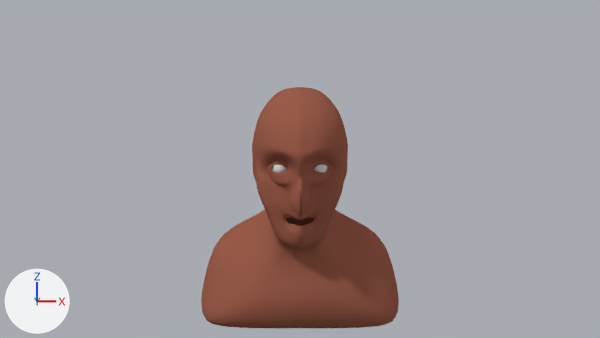
The Blender file Head.blend: old version first, new version second.
Both versions are drawn from the file's camera 'Camera'. Arrows for +X, +Y and +Z are at lower left; the lights stay in place.

Names of what the first picture shows: 'Eye Ball', 'Head'.
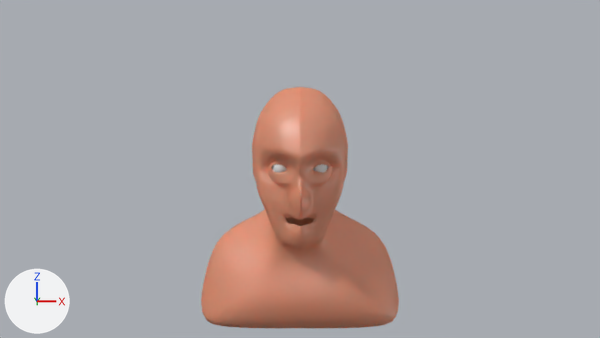
Boxes [x1, y1, x2, y2] around the edits, measured in the pictures (600 x 338 px):
'Head', recoloured: [201, 87, 399, 328] in both

Patch to the scene script:
```diff
--- a/Head.blend.py
+++ b/Head.blend.py
@@ mat_skin_base @@
 mat_skin_base = bpy.data.materials.new('Skin Base')
-# nodes: BsdfDiffuse, OutputMaterial
-# colours: brown #9d5e4c
+# nodes: BsdfAnisotropic, BsdfDiffuse, MixShader x4, OutputMaterial, SubsurfaceScattering x3
+# colours: orange #f4946a, pink #e7c4bc, orange #e79559, red #e73e20
```
